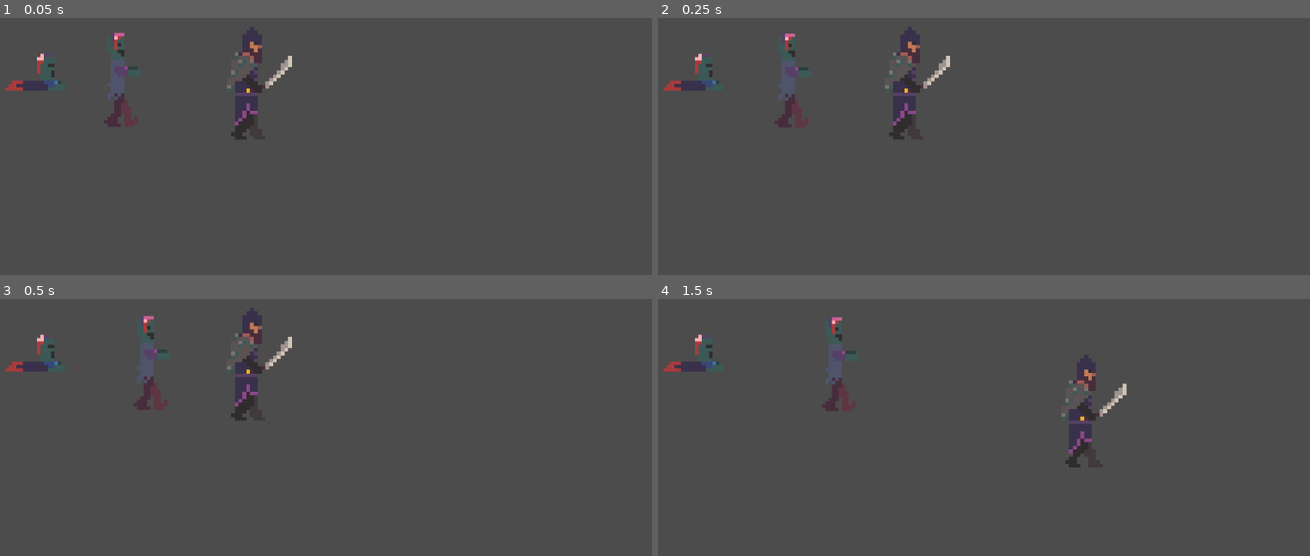
Above: before the commit, frames 1-4 (two rows, left to right).
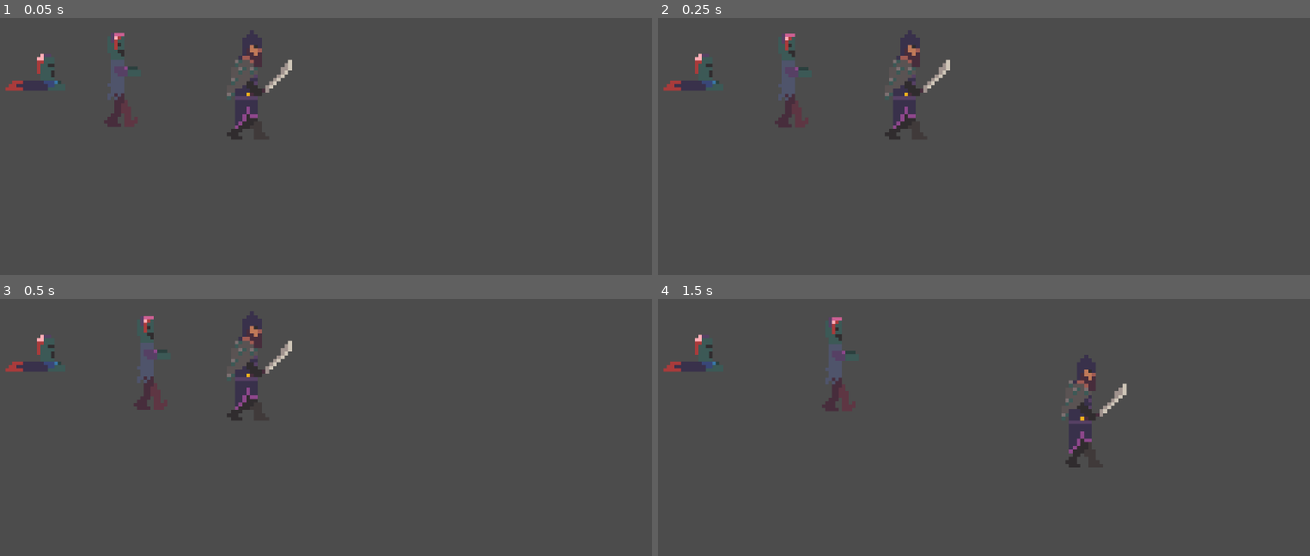
Above: after the commit, the same moments.

Repository: imav97/GMTK2021
Game: Godot game, scene res://TEST_SCENE.tscn
Same seed, same stepped clock (60 frames per second), same inputs: the game is played once before the commit and once after it.
Inputs (mouse positions are in pixels of both pictures, inside the frame that each line leads up to):
- Up to frame 1 (0.05 s): no input
- Up to frame 2 (0.25 s): no input
- Up to frame 3 (0.5 s): no input
- Up to frame 4 (1.5 s): move the mouse to (1147, 334) at 0.52 s; press the mouse at (1147, 334) at 0.53 s; hold D (right) 0.53-1.28 s; move the mouse to (853, 376) at 1.27 s; release the mouse at (853, 376) at 1.28 s; hold S (down) from 1.28 s (still down); tap Shift (mana_attack) at 1.35 s

The runs differ from the first frame. In frame 1, 0.9% of the frame differs, in the area x 34-45%, y 3-48%; in frame 2, 0.9%; in frame 3, 0.9%; in frame 4, nothing differs.
Error before the commit: Parse Error: Non-static function "set_wait_time" can only be called from an instance. (res://CrawlerZombie.gd:18)

Commit message:
timer attack for crawler zombie

Diff:
--- a/gmtk2021/CrawlerZombie.gd
+++ b/gmtk2021/CrawlerZombie.gd
@@ -7,18 +7,21 @@
 
 var player: KinematicBody2D
 var is_chasing: bool = false
-var attack_timer := Timer
+var timer
 var velocity := Vector2.ZERO
 var speed := 100
 
 var health := 50
 
 
-func _init():
-	attack_timer.set_wait_time(1.0)
 
 
 func _physics_process(delta: float) -> void:
+	if timer:
+		if timer.get_time_left() < 0.75:
+			speed = 300
+
+
 	if !player == null:
 		ani_player.play("walk")
 		if self.position.distance_squared_to(player.position) < DETECTION_RANGE:
@@ -47,7 +50,12 @@
 		velocity.y -= 1
 
 
+func jump_attack():
+	timer = Timer.new()
+	timer.connect("timeout", self, "_on_timer_timeout")
+	timer.one_shot = true
+	timer.start()
 
-func jump_attack():
 
-	pass
+func _on_timer_timeout():
+	speed = 75
--- a/gmtk2021/KeyboardCharacter.tscn
+++ b/gmtk2021/KeyboardCharacter.tscn
@@ -86,7 +86,7 @@
 [node name="Sprite" type="Sprite" parent="."]
 texture = ExtResource( 2 )
 hframes = 9
-frame = 7
+frame = 8
 
 [node name="CollisionShape2D" type="CollisionShape2D" parent="."]
 shape = SubResource( 4 )
